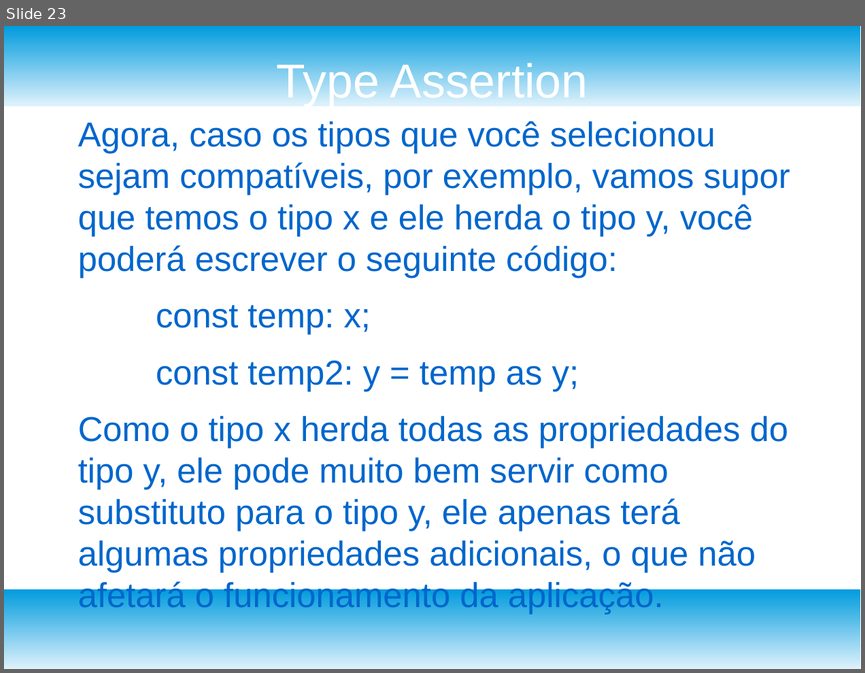
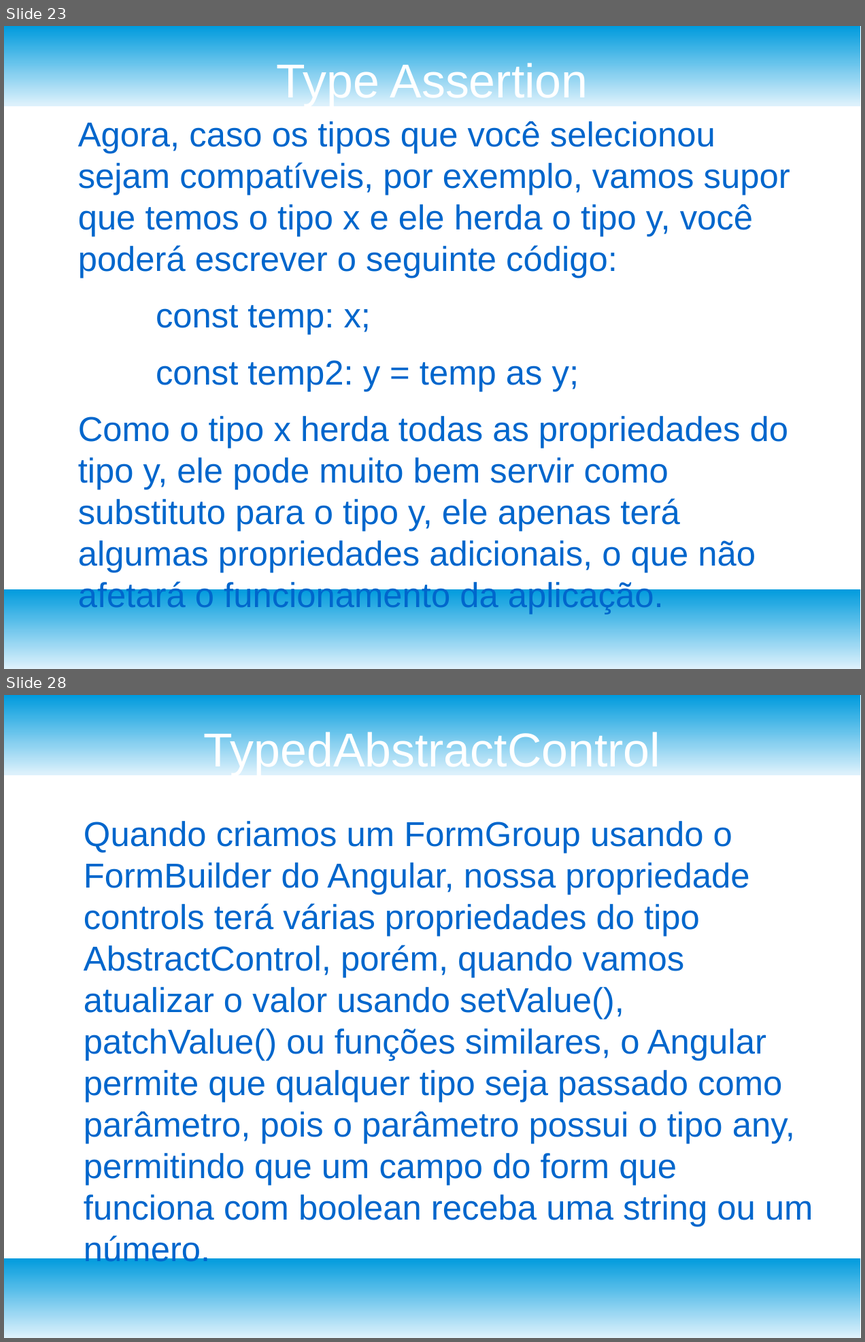
Before and after one commit to nstseek/workshop-angular-3, a slide deck: Angular pt3.odp. Shown one above the other, each under a label of ours: slide 23 before the commit, slides 23 and 28 after it; the slides between them are not shown. The pictures are 865x673 and 865x1342 pixels, drawn with LibreOffice and Linux fonts; fonts in the diff are those of the drawing. Boxes give left, top, right and bottom in pixels: in the first picture for what was removed or moved away, otherwise in the second. Text is boxed around its words. In the diff, an @@ line names an element or a change of style, - is before the commit and + after.

Commit message:
Atualiza ppt

```diff
--- a/Angular pt3.odp
+++ b/Angular pt3.odp
@@ slide 28 added at [4, 695, 861, 1338], background #FFFFFF; not listed: 2 template elements that a slide beside it also shows @@
@@ title added at [204, 728, 660, 775], 44 pt, text #FFFFFF @@
+TypedAbstractControl
@@ text added at [84, 821, 813, 1226], 32 pt, text #0066CC @@
+Quando criamos um FormGroup usando o FormBuilder do Angular, nossa propriedade controls terá várias propriedades do tipo AbstractControl, porém, quando vamos atualizar o valor usando setValue(), patchValue() ou funções similares, o Angular permite que qualquer tipo seja passado como parâmetro, pois o parâmetro possui o tipo any, permitindo que um campo do form que funciona com boolean receba uma string ou um número.
```
Also in this commit, not shown: 6 other slides added.
